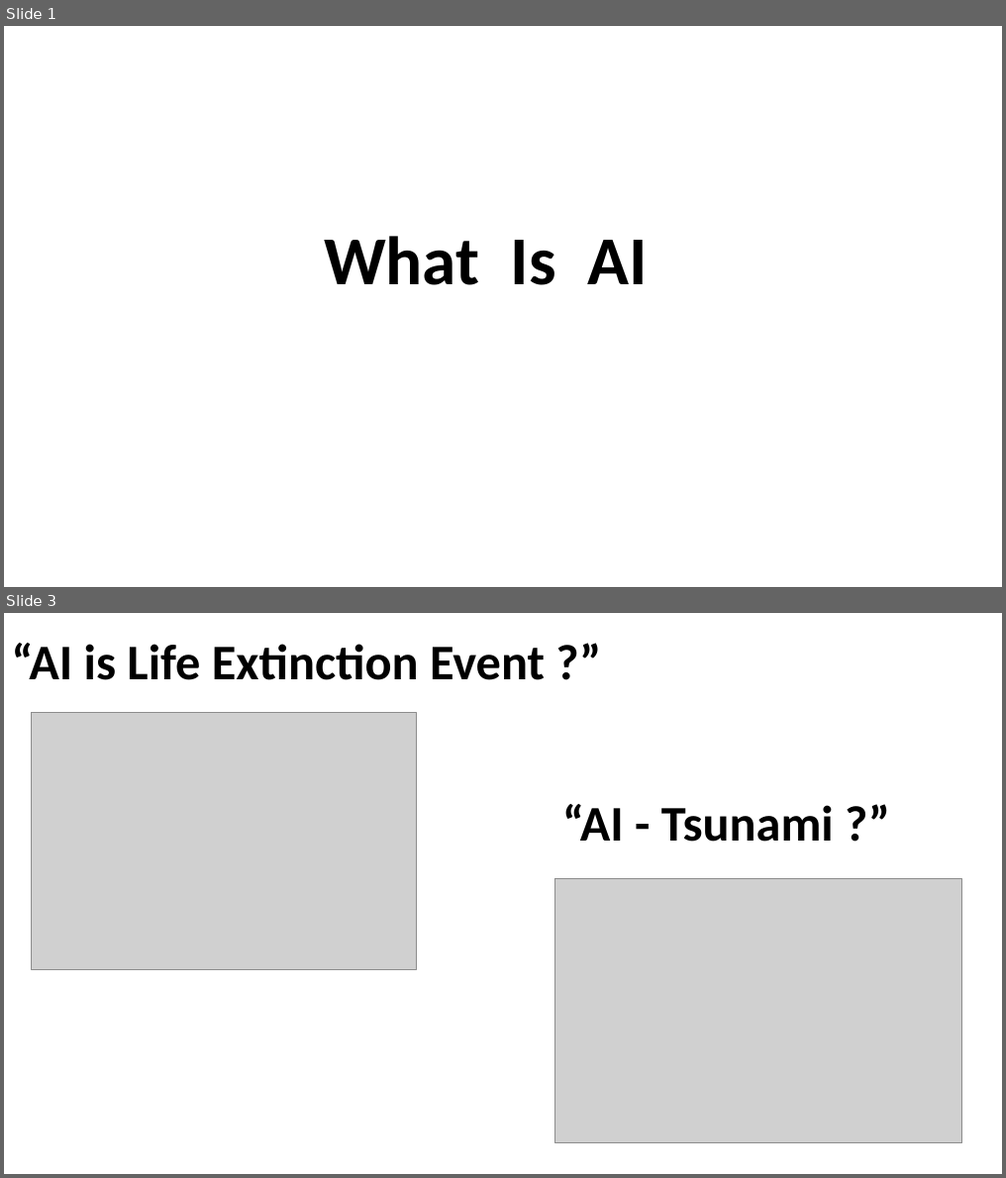
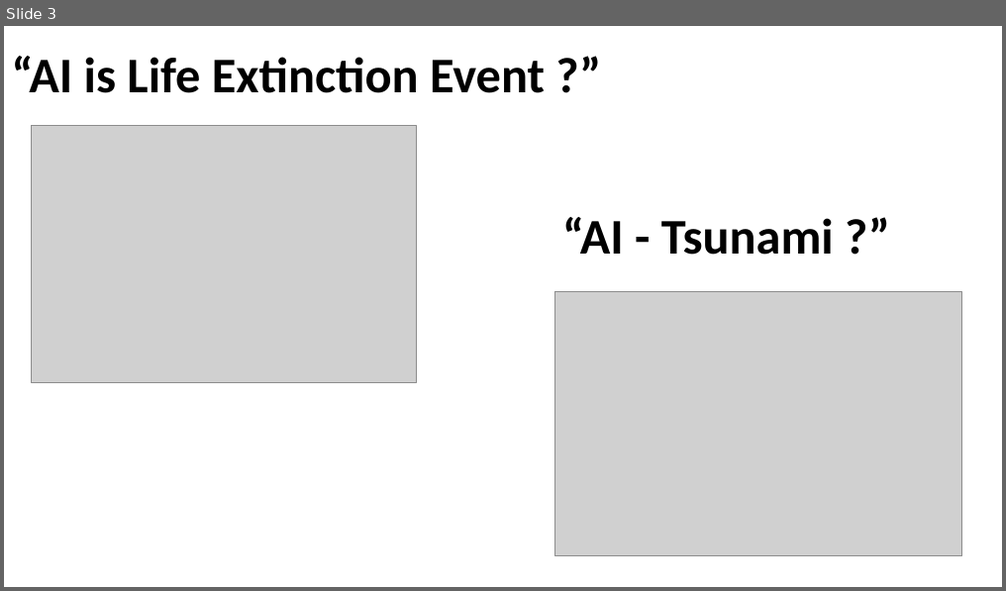
Before and after one commit to lselector/ml_ai_doc, a slide deck: lect00_AI_intro.pptx. Shown one above the other, each under a label of ours: slides 1 and 3 before the commit, slide 3 after it; the slides between them are not shown. The pictures are 1006x1178 and 1006x591 pixels, drawn with LibreOffice and Linux fonts; fonts in the diff are those of the drawing; grey boxes stand for pictures. Boxes give left, top, right and bottom in pixels: in the first picture for what was removed or moved away, otherwise in the second. Text is boxed around its words. In the diff, an @@ line names an element or a change of style, - is before the commit and + after.

```diff
--- a/lect00_AI_intro.pptx
+++ b/lect00_AI_intro.pptx
@@ slide 1 removed at (4, 26, 1002, 587), background #FFFFFF @@
@@ text removed at (324, 236, 647, 285) @@
-What Is AI
```
Also in this commit, not shown: 5 slides changed, 3 slides added.
